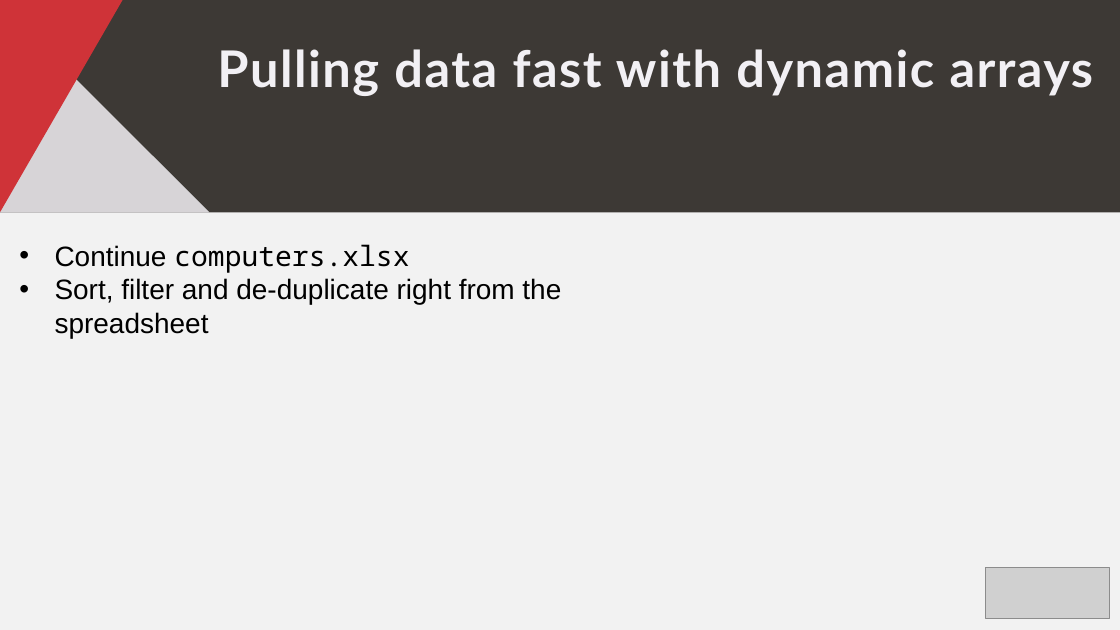
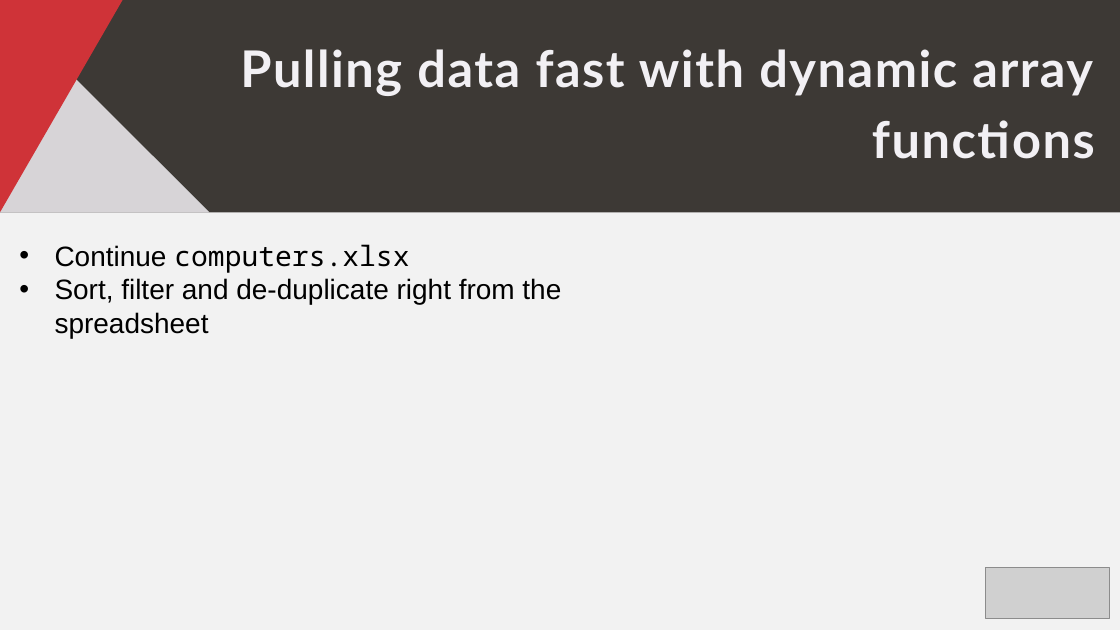
Before and after one commit to stringfestdata/maxl-ddcle-2023, a slide deck: slide 9 of maxl-ddcle-2023.pptx. Drawn at 1120x630 pixels with LibreOffice and Linux fonts; fonts in the diff are those of the drawing; grey boxes stand for pictures. Boxes give left, top, right and bottom in pixels: in the first picture for what was removed or moved away, otherwise in the second. Text is boxed around its words. In the diff, an @@ line names an element or a change of style, - is before the commit and + after.

```diff
--- a/maxl-ddcle-2023.pptx
+++ b/maxl-ddcle-2023.pptx
@@ text at bbox=[240, 49, 1095, 159]: text changed @@
-Pulling data fast with dynamic arrays
+Pulling data fast with dynamic array functions
```
Also in this commit, not shown: 2 other slides changed, 1 slide removed, 2 other files.
